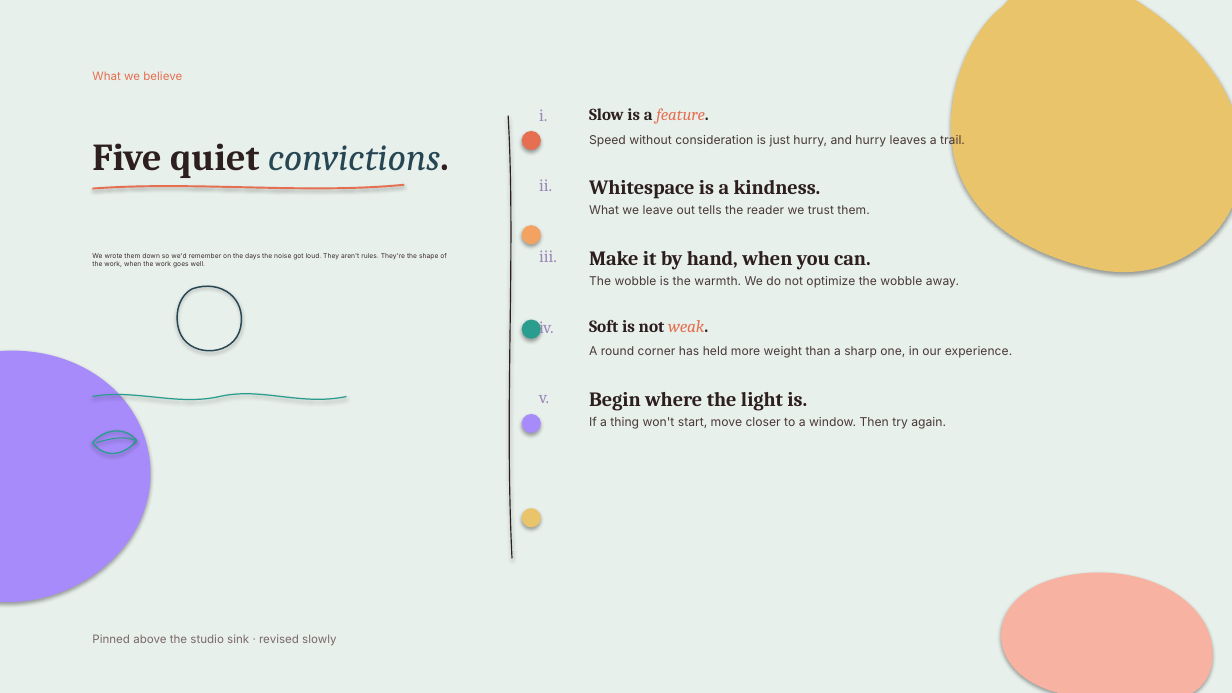
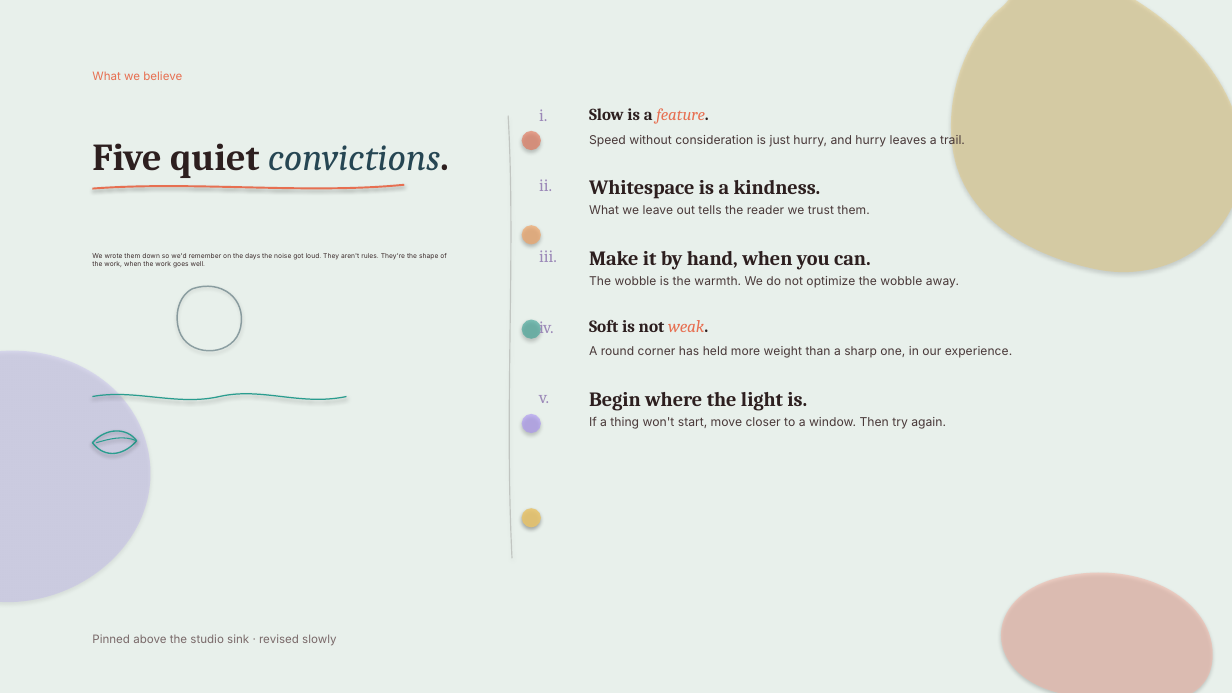
Before and after one commit to vamsiramakrishnan/pixelpitch, a slide deck: slide 35 of _bench/corpus/divergent-deck.pptx. Drawn at 1232x693 pixels with LibreOffice and Linux fonts; fonts in the diff are those of the drawing. Boxes give left, top, right and bottom in pixels: in the first picture for what was removed or moved away, otherwise in the second. Text is boxed around its words. In the diff, an @@ line names an element or a change of style, - is before the commit and + after.

```diff
--- a/_bench/corpus/divergent-deck.pptx
+++ b/_bench/corpus/divergent-deck.pptx
@@ freeform shape at [944,0,1232,285]: fill #E9C46A to #E9C46A at 40% opacity @@
@@ ellipse at [522,131,542,151]: fill #E76F51 to #E76F51 at 60% opacity @@
@@ ellipse at [522,226,542,245]: fill #F4A261 to #F4A261 at 65% opacity @@
@@ freeform shape at [0,327,167,612]: fill #A78BFA to #A78BFA at 22% opacity @@
@@ ellipse at [522,320,542,339]: fill #2A9D8F to #2A9D8F at 55% opacity @@
@@ ellipse at [522,414,542,433]: fill #A78BFA to #A78BFA at 55% opacity @@
@@ freeform shape at [982,558,1213,693]: fill #F7B2A2 to #F7B2A2 at 50% opacity @@
```
Also in this commit, not shown: 22 other slides changed, 3 other files.
